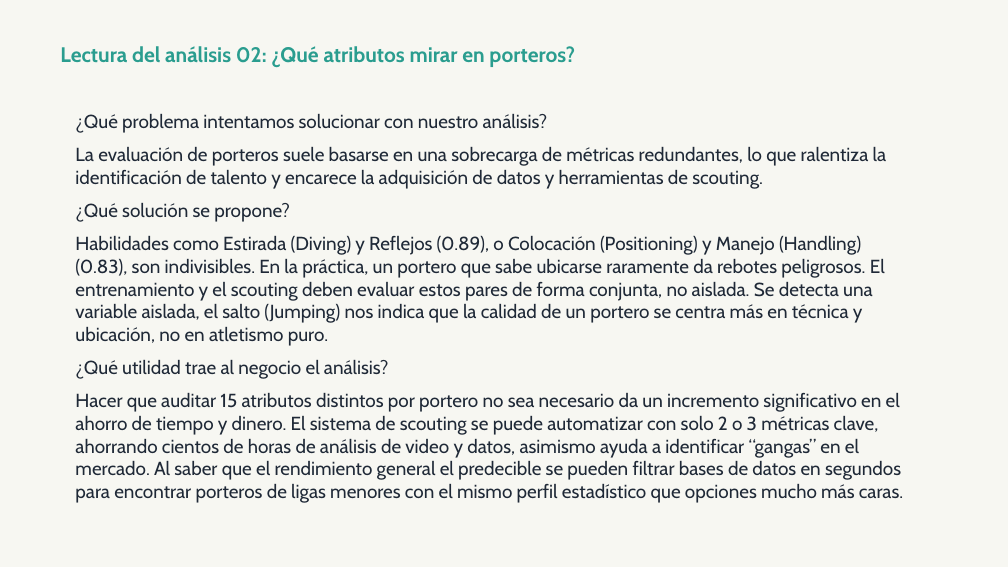
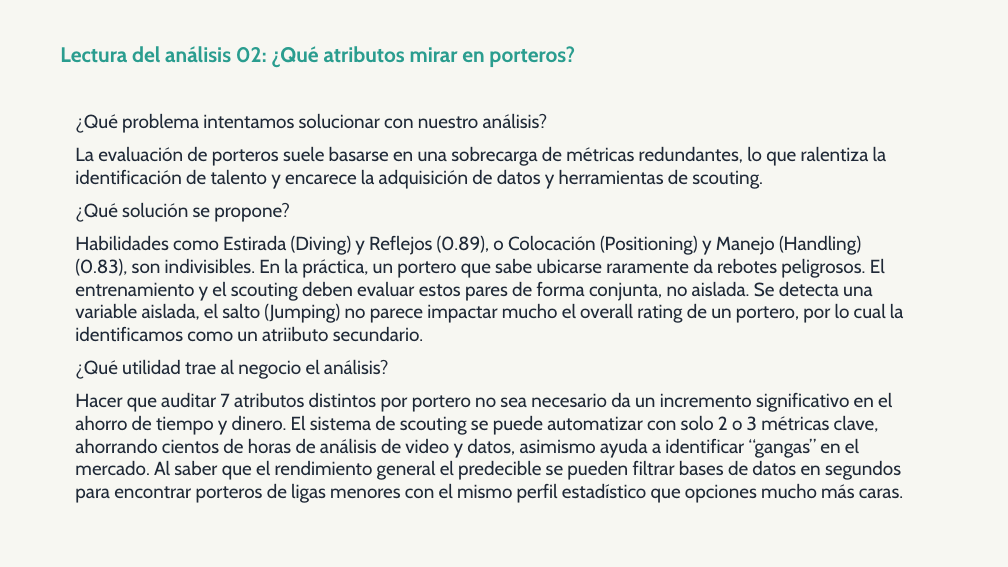
Before and after one commit to OssianV/Proyecto_analisis_soccer_europeo, a slide deck: slide 7 of OUTPUTS/presentacion_final.pptx (slide 5 before the commit). Drawn at 1008x567 pixels with LibreOffice and Linux fonts; fonts in the diff are those of the drawing. Boxes give left, top, right and bottom in pixels: in the first picture for what was removed or moved away, otherwise in the second. Text is boxed around its words. In the diff, an @@ line names an element or a change of style, - is before the commit and + after.

```diff
--- a/OUTPUTS/presentacion_final.pptx
+++ b/OUTPUTS/presentacion_final.pptx
@@ text at box(75, 236, 904, 341): text changed @@
-Habilidades como Estirada (Diving) y Reflejos (0.89), o Colocación (Positioning) y Manejo (Handling) (0.83), son indivisibles. En la práctica, un portero que sabe ubicarse raramente da rebotes peligrosos. El entrenamiento y el scouting deben evaluar estos pares de forma conjunta, no aislada. Se detecta una variable aislada, el salto (Jumping) nos indica que la calidad de un portero se centra más en técnica y ubicación, no en atletismo puro.
+Habilidades como Estirada (Diving) y Reflejos (0.89), o Colocación (Positioning) y Manejo (Handling) (0.83), son indivisibles. En la práctica, un portero que sabe ubicarse raramente da rebotes peligrosos. El entrenamiento y el scouting deben evaluar estos pares de forma conjunta, no aislada. Se detecta una variable aislada, el salto (Jumping) no parece impactar mucho el overall rating de un portero, por lo cual la identificamos como un atriibuto secundario.
@@ text at box(75, 393, 903, 503): text changed @@
-Hacer que auditar 15 atributos distintos por portero no sea necesario da un incremento significativo en el ahorro de tiempo y dinero. El sistema de scouting se puede automatizar con solo 2 o 3 métricas clave, ahorrando cientos de horas de análisis de video y datos, asimismo ayuda a identificar “gangas” en el mercado. Al saber que el rendimiento general el predecible se pueden filtrar bases de datos en segundos para encontrar porteros de ligas menores con el mismo perfil estadístico que opciones mucho más caras.
+Hacer que auditar 7 atributos distintos por portero no sea necesario da un incremento significativo en el ahorro de tiempo y dinero. El sistema de scouting se puede automatizar con solo 2 o 3 métricas clave, ahorrando cientos de horas de análisis de video y datos, asimismo ayuda a identificar “gangas” en el mercado. Al saber que el rendimiento general el predecible se pueden filtrar bases de datos en segundos para encontrar porteros de ligas menores con el mismo perfil estadístico que opciones mucho más caras.
```
Also in this commit, not shown: 2 other slides changed, 2 slides added, 3 other files.
